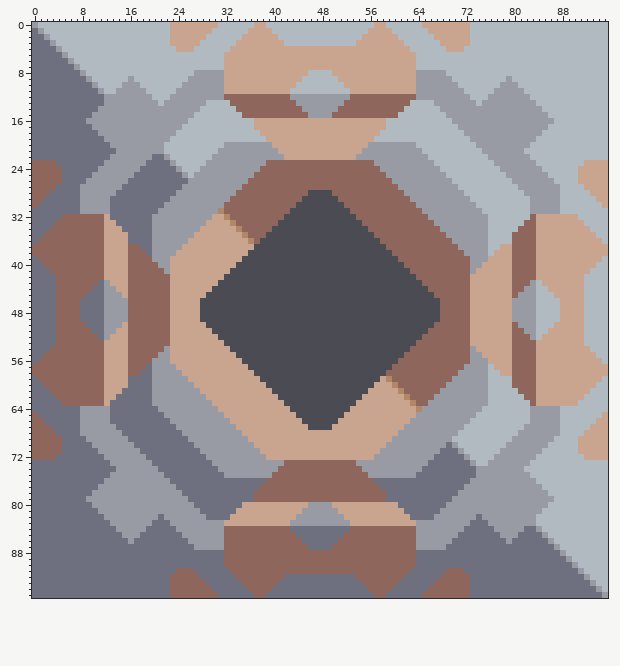
Sprite sheet -- sprites/blocks/production/advanced-vanilla/induced-kiln.png. Above, as it was before the edit.
The file is 96x96 pixels.
The same view after the edit:
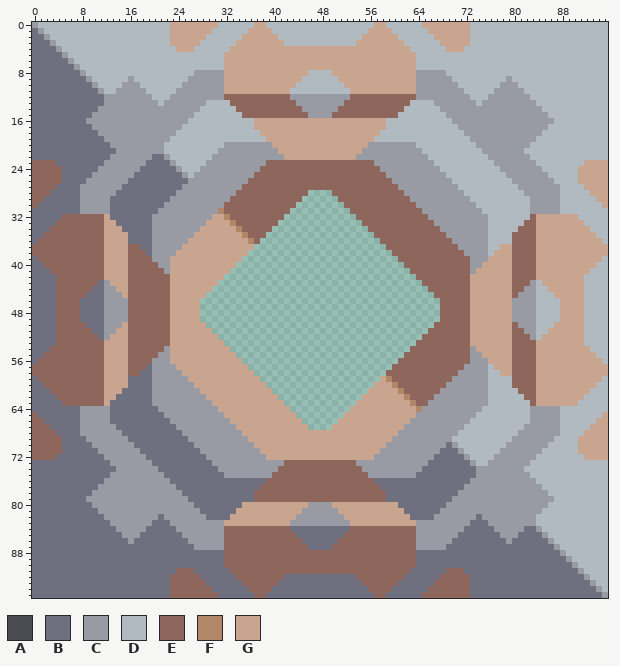
Palette (. is transparent): A #4a4b53  B #6e7080  C #989aa4  D #b0bac0  E #8f665b  F #b28768  G #c9a58f
The edit:
Colour A is gone in row 28 at x 46 to 49; in row 29 at x 45 to 50; in row 30 at x 44 to 51; in row 31 at x 43 to 52; in row 32 at x 42 to 53; in row 33 at x 41 to 54.
Colour A is gone in row 34 at x 40 to 55; in row 35 at x 39 to 56; in row 36 at x 38 to 57; in row 37 at x 37 to 58; in row 38 at x 36 to 59; in row 39 at x 35 to 60.
Colour A is gone in row 40 at x 34 to 61; in row 41 at x 33 to 62; in row 42 at x 32 to 63; in row 43 at x 31 to 64; in row 44 at x 30 to 65; in row 45 at x 29 to 66.
Colour A is gone in rows 46 to 49 at x 28 to 67; in row 50 at x 29 to 66; in row 51 at x 30 to 65; in row 52 at x 31 to 64; in row 53 at x 32 to 63; in row 54 at x 33 to 62.
Colour A is gone in row 55 at x 34 to 61; in row 56 at x 35 to 60; in row 57 at x 36 to 59; in row 58 at x 37 to 58; in row 59 at x 38 to 57; in row 60 at x 39 to 56.
Colour A is gone in row 61 at x 40 to 55; in row 62 at x 41 to 54; in row 63 at x 42 to 53; in row 64 at x 43 to 52; in row 65 at x 44 to 51; in row 66 at x 45 to 50.
Colour A is gone in row 67 at x 46 to 49.
